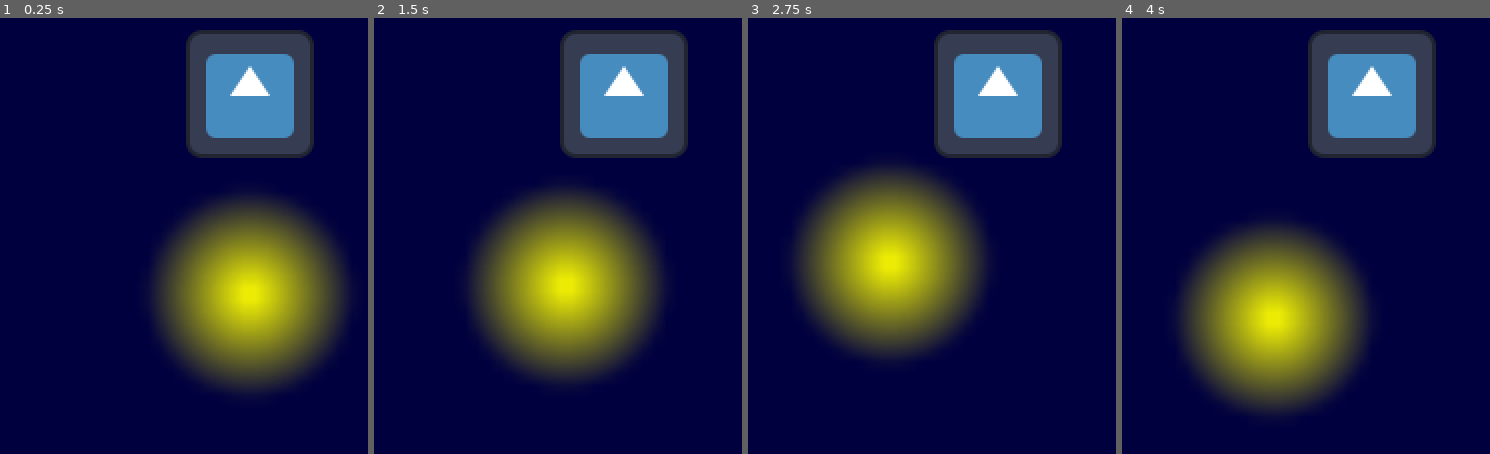
Above: before the commit, frames 1-4 (left to right).
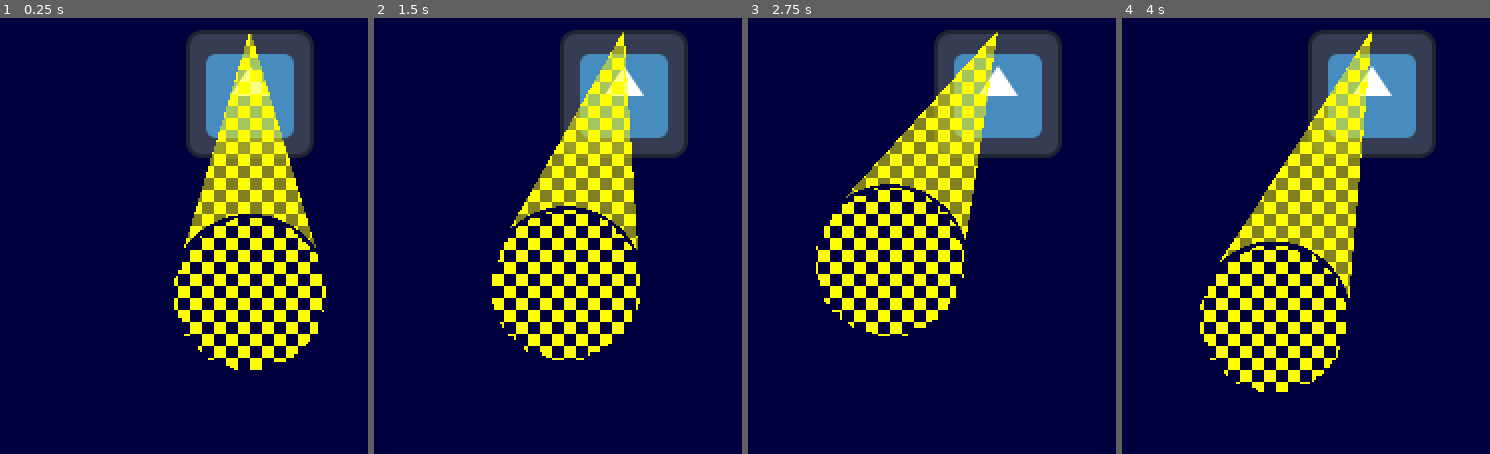
Above: after the commit, the same moments.

Repository: hammy275/lighthouse-operator
Game: Godot game, scene res://Scenes/game.tscn
The game is run twice, just before and just after one commit, with the same random seed, the same clock (stepped at 60 frames per second) and the same inputs. The engine's default icon, where the game draws it, is replaced by a stand-in: a white triangle on a blue panel in a dark square.
Inputs:
- Up to frame 1 (0.25 s): no input
- Up to frame 2 (1.5 s): tap Enter at 0.5 s; hold Right (move_right) 0.53-1.28 s; hold Down (move_down) from 1.28 s (still down)
- Up to frame 3 (2.75 s): tap Space at 2 s; release Down (move_down) at 2.03 s; hold Right (move_right) from 2.03 s (still down)
- Up to frame 4 (4 s): release Right (move_right) at 2.78 s; hold Up (move_up) 2.78-3.53 s; hold Left (move_left) from 3.53 s (still down)

The runs differ from the first frame. In frame 1, 24% of the frame differs, in the area x 41-95%, y 3-86%; in frame 2, 23%; in frame 3, 23%; in frame 4, 24%, in the area x 15-68%, y 3-91%.

Commit message:
Nice Looking Light Beam

Diff:
--- a/Scenes/lighthouse.tscn
+++ b/Scenes/lighthouse.tscn
@@ -2,12 +2,24 @@
 
 [ext_resource type="Script" uid="uid://0sa2tqr1e331" path="res://Scripts/lighthouse.gd" id="1_3v32o"]
 [ext_resource type="Texture2D" uid="uid://dwbwfhu34byfj" path="res://icon.svg" id="1_yevh3"]
+[ext_resource type="Shader" uid="uid://pdft08h0j2vg" path="res://Shaders/dither.gdshader" id="3_vdw5v"]
+[ext_resource type="Shader" uid="uid://dkqoigsdwa2ih" path="res://Shaders/light_path.gdshader" id="4_ejxau"]
+
+[sub_resource type="ShaderMaterial" id="ShaderMaterial_yf5fn"]
+shader = ExtResource("4_ejxau")
+shader_parameter/dither_alpha = 0.5
+shader_parameter/circle_center = Vector2(0, 0)
+shader_parameter/radius_squared = 0.0
 
 [sub_resource type="CircleShape2D" id="CircleShape2D_g4v7s"]
 
+[sub_resource type="ShaderMaterial" id="ShaderMaterial_3v32o"]
+shader = ExtResource("3_vdw5v")
+shader_parameter/dither_alpha = 0.0
+
 [sub_resource type="Gradient" id="Gradient_3v32o"]
-offsets = PackedFloat32Array(0, 0.1, 0.2)
-colors = PackedColorArray(1, 1, 0, 1, 1, 1, 0, 0.49803922, 1, 1, 0, 0)
+offsets = PackedFloat32Array(0, 0.2)
+colors = PackedColorArray(1, 1, 0, 1, 1, 1, 0, 0)
 metadata/_snap_enabled = true
 
 [sub_resource type="GradientTexture2D" id="GradientTexture2D_3v32o"]
@@ -22,15 +34,20 @@
 scale = Vector2(0.5, 0.5)
 texture = ExtResource("1_yevh3")
 
+[node name="LightPath" type="Polygon2D" parent="." unique_id=1445128242]
+material = SubResource("ShaderMaterial_yf5fn")
+color = Color(1, 1, 0, 1)
+
 [node name="Light" type="Area2D" parent="." unique_id=779316359]
 
 [node name="LightCircleShape" type="CollisionShape2D" parent="Light" unique_id=943682256]
 shape = SubResource("CircleShape2D_g4v7s")
 debug_color = Color(1, 1, 0, 0.49803922)
 
-[node name="LightDisplay" type="TextureRect" parent="Light" unique_id=500188905]
-offset_left = -48.0
-offset_top = -48.0
-offset_right = 48.0
-offset_bottom = 48.0
+[node name="LightSpotDisplay" type="TextureRect" parent="Light" unique_id=500188905]
+material = SubResource("ShaderMaterial_3v32o")
+offset_left = -32.0
+offset_top = -32.0
+offset_right = 32.0
+offset_bottom = 32.0
 texture = SubResource("GradientTexture2D_3v32o")
--- a/Scripts/lighthouse.gd
+++ b/Scripts/lighthouse.gd
@@ -14,13 +14,16 @@
 ## Time in seconds to go down by a stage (1.0 in radius).
 var STAGE_DECREASE_TIME: int = 30
 
+@onready
+var light_path_shader: ShaderMaterial = $LightPath.material as ShaderMaterial
+
 ## Turn speed in radians per second.
 var turn_speed: float = PI / 8.0
 ## In/out movement speed in pixels per second.
 var inout_speed: float = 0.5
 
 ## Current radius the light is at.
-var current_radius: float = 4.0
+var current_stage: float = 4.0
 ## Current rotation of the light.
 var current_rotation: float = START_ROTATION
 ## Current distance of the light from the lighthouse.
@@ -39,6 +42,10 @@
 	var input_rotate: float = Input.get_axis("move_left", "move_right") * delta * turn_speed
 	if input_rotate != 0:
 		current_rotation += input_rotate
+		if current_rotation >= PI * 2:
+			current_rotation -= PI * 2
+		elif current_rotation < 0:
+			current_rotation += PI * 2
 		self.calc_and_set_pos()
 	else:
 		var input_inout = Input.get_axis("move_down", "move_up")
@@ -48,19 +55,42 @@
 			self.calc_and_set_pos()
 
 	# Light radius
-	current_radius -= delta / STAGE_DECREASE_TIME
-	$Light.scale = Vector2(current_radius, current_radius)
+	current_stage -= delta / STAGE_DECREASE_TIME
+	$Light.scale = Vector2(current_stage, current_stage)
+
+	# Light path
+	self.update_light_path()
 
 
 ## Resets the light for entering a new level
 func reset_for_level() -> void:
 	if Global.Powerup.BETTER_OIL in Global.powerups:
-		self.current_radius = 5.0
+		self.current_stage = 5.0
 	else:
-		self.current_radius = 4.0
+		self.current_stage = 4.0
 	self.calc_and_set_pos()
 
 ## Calculates and sets the light's position based on its current rotation and distance.
 func calc_and_set_pos() -> void:
 	var angle: Vector2 = Vector2.RIGHT.rotated(self.current_rotation)
 	$Light.position = angle * self.current_distance
+
+## Updates the light path based on the light spot's position and the light radius
+func update_light_path() -> void:
+	var radius = self.current_stage * RADIUS_PER_STAGE
+
+	var circle_center: Vector2 = $Light.global_position
+	var angle: Vector2 = Vector2.RIGHT.rotated(self.current_rotation + PI / 2.0)
+	var offset: Vector2 = angle * radius
+
+	var light_origin_center: Vector2 = Vector2($Sprite.global_position.x, $Sprite.global_position.y - $Sprite.get_rect().size.y / 4.0)
+
+	$LightPath.global_position = Vector2(0, 0)
+	$LightPath.polygon = PackedVector2Array([
+		light_origin_center,
+		circle_center + offset,
+		circle_center - offset,
+	])
+
+	light_path_shader.set_shader_parameter("circle_center", circle_center)
+	light_path_shader.set_shader_parameter("radius_squared", radius * radius)
--- /dev/null
+++ b/Shaders/dither.gdshader
@@ -0,0 +1,17 @@
+shader_type canvas_item;
+
+const float DITHER_PIXEL_SIZE = 6.0;
+uniform float dither_alpha;
+
+void vertex() {
+}
+
+void fragment() {
+	if (COLOR.a > 0.0) {
+		if ((int(VERTEX.x / DITHER_PIXEL_SIZE) + int(VERTEX.y / DITHER_PIXEL_SIZE)) % 2 == 1) {
+			COLOR.a = dither_alpha;
+		} else {
+			COLOR.a = 1.0;
+		}
+	}
+}
--- /dev/null
+++ b/Shaders/light_path.gdshader
@@ -0,0 +1,20 @@
+shader_type canvas_item;
+
+const float DITHER_PIXEL_SIZE = 6.0;
+uniform float dither_alpha;
+uniform vec2 circle_center;
+uniform float radius_squared;
+
+void vertex() {
+}
+
+void fragment() {
+	vec2 diff = VERTEX.xy - circle_center;
+	if (diff.x * diff.x + diff.y * diff.y < radius_squared) {
+		COLOR.a = 0.0;
+	} else if ((int(VERTEX.x / DITHER_PIXEL_SIZE) + int(VERTEX.y / DITHER_PIXEL_SIZE)) % 2 == 1) {
+		COLOR.a = dither_alpha;
+	} else {
+		COLOR.a = 1.0;
+	}
+}
Not shown, added: Shaders/dither.gdshader.uid
Not shown, added: Shaders/light_path.gdshader.uid
